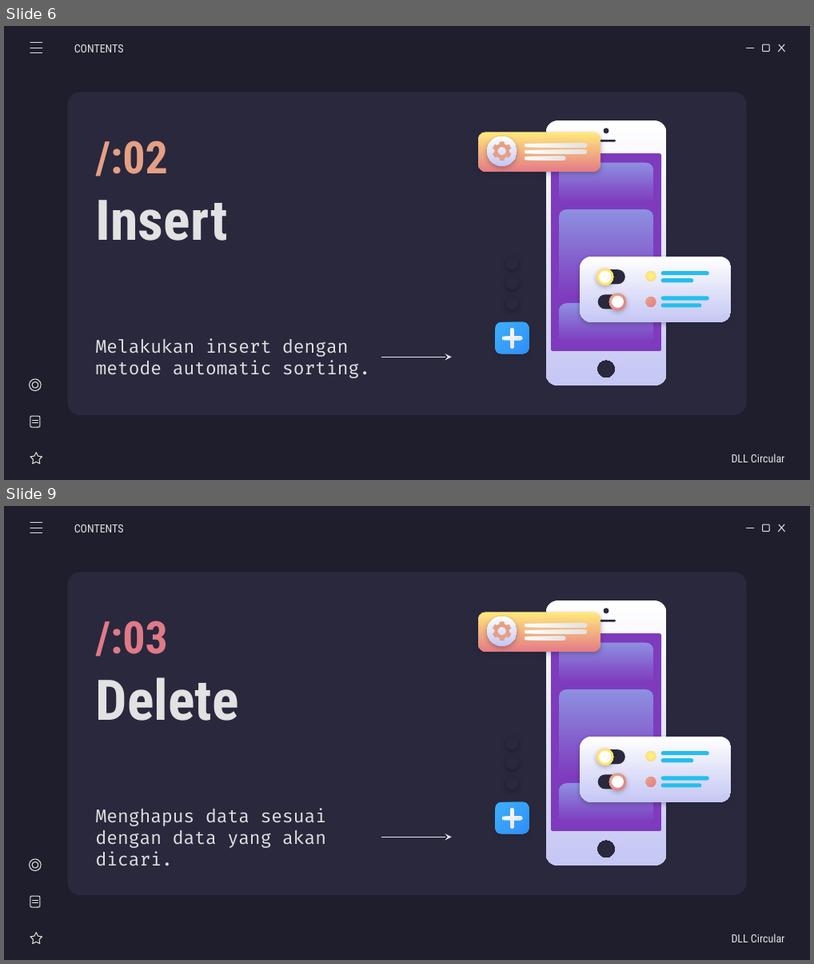
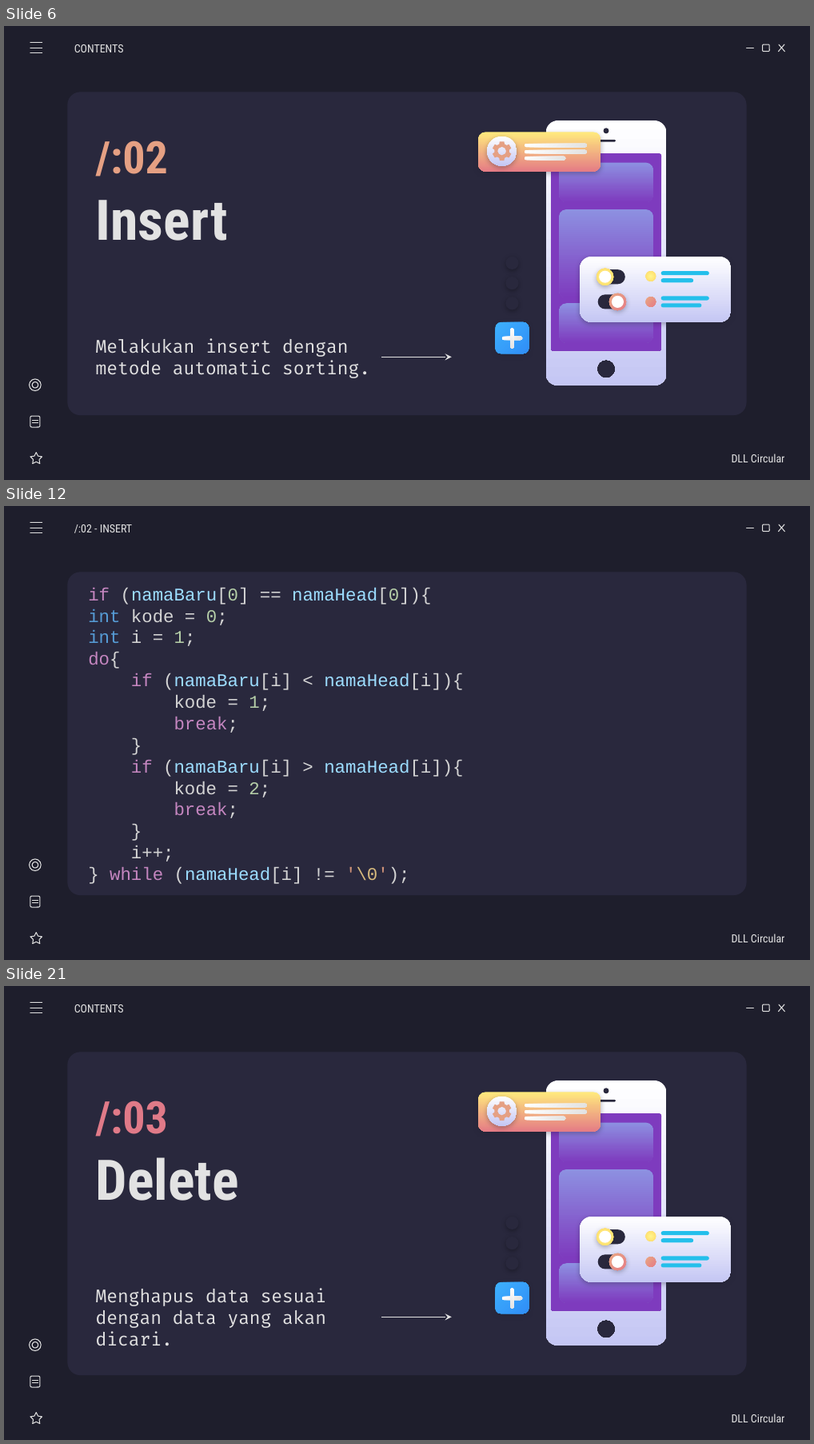
Before and after one commit to weztcy/Semester-3, a slide deck: Struktur Data/List Game - Kelompok 5.pptx. Shown one above the other, each under a label of ours: slides 6 and 9 before the commit, slides 6, 12 and 21 after it; the slides between them are not shown. The pictures are 814x964 and 814x1444 pixels, drawn with LibreOffice and Linux fonts; fonts in the diff are those of the drawing. Boxes give left, top, right and bottom in pixels: in the first picture for what was removed or moved away, otherwise in the second. Text is boxed around its words. In the diff, an @@ line names an element or a change of style, - is before the commit and + after.

```diff
--- a/Struktur Data/List Game - Kelompok 5.pptx
+++ b/Struktur Data/List Game - Kelompok 5.pptx
@@ slide 12 added at (4,506,810,960), background #1E1E2C; not listed: 5 template elements that a slide beside it also shows @@
@@ line added from (30, 523) to (42, 523), #E2E2E2 0.75 pt @@
@@ line added from (30, 528) to (42, 528), #E2E2E2 0.75 pt @@
@@ subtitle added at (74,524,132,533), 10 pt, text #E2E2E2 @@
+/:02 - INSERT
@@ line added from (30, 533) to (42, 533), #E2E2E2 0.75 pt @@
@@ subtitle added at (88,588,463,884), 16 pt, text #D4D4D4 @@
+if (namaBaru[0] == namaHead[0]){
+int kode = 0;
+int i = 1;
+do{
+if (namaBaru[i] < namaHead[i]){
+kode = 1;
+break;
+}
+if (namaBaru[i] > namaHead[i]){
+kode = 2;
+break;
+}
+i++;
+} while (namaHead[i] != '\0');
@@ group added at (29,858,42,943): 2 lines, 2 ellipses, 1 star, 1 rounded rectangle @@
@@ subtitle added at (732,933,786,942), 10 pt, text #E2E2E2 @@
+DLL Circular
@@ what was slide 9 is now slide 21 @@
```
Also in this commit, not shown: 4 slides changed, 12 other slides added, 4 other files.
